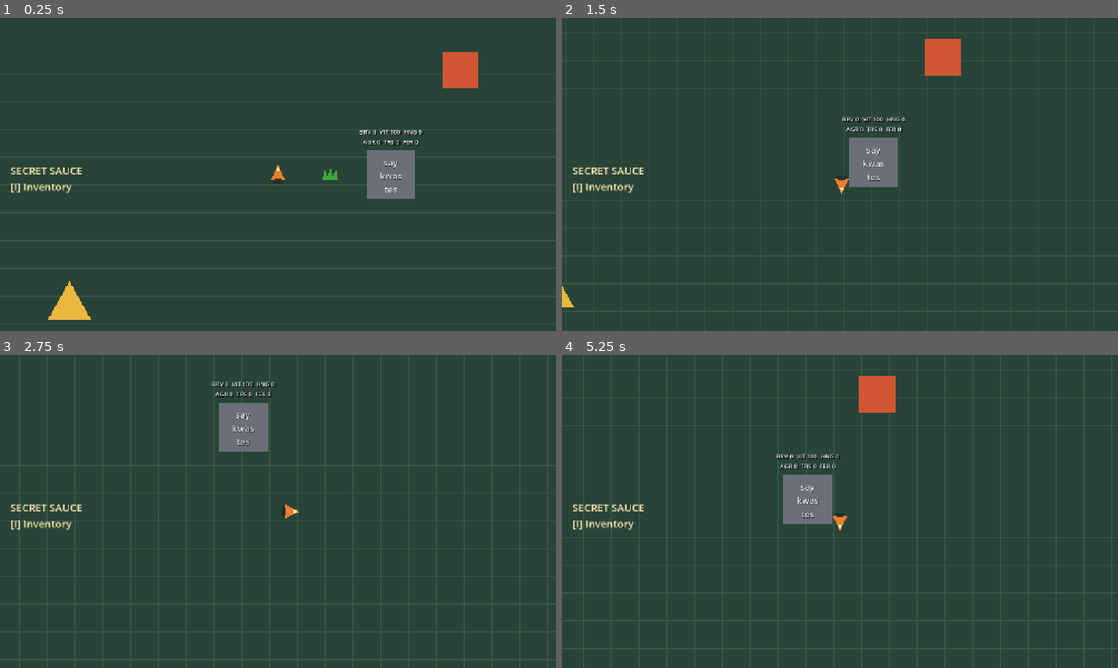
Above: before the commit, frames 1-4 (two rows, left to right).
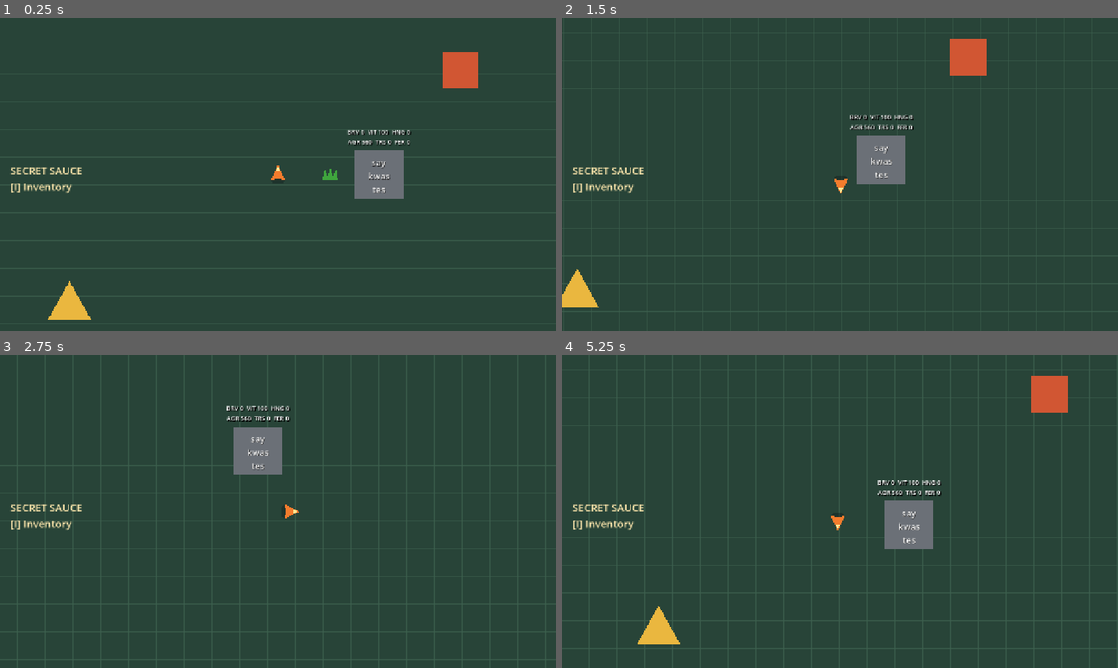
Above: after the commit, the same moments.

Repository: armikhalev/secret-sauce-godot
Game: Godot game, scene res://scenes/game.tscn
The game is run twice, just before and just after one commit, with the same random seed, the same clock (stepped at 60 frames per second) and the same inputs.
Inputs:
- Up to frame 1 (0.25 s): no input
- Up to frame 2 (1.5 s): tap Enter (ui_accept) at 0.5, 0.77 s; hold D (move_right) 0.53-1.28 s; hold S (move_down) from 1.28 s (still down)
- Up to frame 3 (2.75 s): tap Enter (ui_accept) at 1.52 s; release S (move_down) at 2.03 s; hold D (move_right) from 2.03 s (still down)
- Up to frame 4 (5.25 s): release D (move_right) at 2.78 s; hold W (move_up) 2.78-3.53 s; tap Enter (ui_accept) at 3.02, 3.77, 4.52 s; hold A (move_left) 3.53-5.03 s; hold S (move_down) from 5.03 s (still down)

The runs differ from the first frame. In frame 1, 1.2% of the frame differs, in the area x 62-76%, y 35-58%; in frame 2, 2.6%; in frame 3, 2.1%; in frame 4, 5.4%, in the area x 13-91%, y 6-93%.

Commit message:
adds:sá4tes now attacks

Diff:
--- a/scenes/saykwastes.tscn
+++ b/scenes/saykwastes.tscn
@@ -42,7 +42,7 @@
 theme_override_constants/shadow_offset_x = 2
 theme_override_constants/shadow_offset_y = 2
 theme_override_font_sizes/font_size = 14
-text = "BRV 0  VIT 100  HNG 0\nAGR 0  TRS 0  FER 0"
+text = "BRV 0  VIT 100  HNG 0\nAGR 560  TRS 0  FER 0"
 horizontal_alignment = 1
 vertical_alignment = 1
 mouse_filter = 2
--- a/scripts/player.gd
+++ b/scripts/player.gd
@@ -10,6 +10,10 @@
 @export_range(0, 100) var energy: int = 100
 
 var grass_inventory: Array[GrassData] = []
+
+
+func _ready() -> void:
+	add_to_group("player")
 
 
 func _physics_process(delta: float) -> void:
--- a/scripts/saykwastes.gd
+++ b/scripts/saykwastes.gd
@@ -4,19 +4,26 @@
 @export_range(0, 100) var bravery: int = 0
 @export_range(0, 100) var vitality: int = 100
 @export_range(0, 100) var hunger: int = 0
-@export_range(0, 100) var aggression: int = 0
+@export_range(0, 1000) var aggression: int = 560
 @export_range(0, 100) var trust: int = 0
 @export_range(0, 100) var fear: int = 0
 @export_group("Movement")
 @export var approach_speed: float = 65.0
 @export var eating_distance: float = 62.0
 @export var grass_notice_radius: float = 560.0
+@export_group("Combat")
+@export var attack_speed: float = 110.0
+@export var retreat_speed: float = 95.0
+@export var attack_distance: float = 82.0
+@export var attack_damage: int = 25
+@export var retreat_duration: float = 1.0
 @export_group("Poison")
 @export var poison_tick_damage: int = 5
 
 var target_grass: Grass
 var is_poisoned := false
 var is_dead := false
+var retreat_time_remaining := 0.0
 
 
 func _ready() -> void:
@@ -24,7 +31,7 @@
 	_update_debug_stats()
 
 
-func _physics_process(_delta: float) -> void:
+func _physics_process(delta: float) -> void:
 	if is_dead:
 		velocity = Vector2.ZERO
 		return
@@ -33,6 +40,8 @@
 		target_grass = _find_closest_offered_grass()
 
 	if not is_instance_valid(target_grass):
+		if _process_player_attack(delta):
+			return
 		velocity = Vector2.ZERO
 		return
 
@@ -45,6 +54,35 @@
 
 	velocity = global_position.direction_to(target_grass.global_position) * approach_speed
 	move_and_slide()
+
+
+func _process_player_attack(delta: float) -> bool:
+	var players := get_tree().get_nodes_in_group("player")
+	if players.is_empty():
+		retreat_time_remaining = 0.0
+		return false
+
+	var player := players[0] as CharacterBody2D
+	var distance_to_player := global_position.distance_to(player.global_position)
+	if distance_to_player > float(aggression):
+		retreat_time_remaining = 0.0
+		return false
+
+	if retreat_time_remaining > 0.0:
+		retreat_time_remaining = maxf(retreat_time_remaining - delta, 0.0)
+		velocity = player.global_position.direction_to(global_position) * retreat_speed
+		move_and_slide()
+		return true
+
+	if distance_to_player <= attack_distance:
+		player.change_vitality(attack_damage, false)
+		retreat_time_remaining = retreat_duration
+		velocity = player.global_position.direction_to(global_position) * retreat_speed
+	else:
+		velocity = global_position.direction_to(player.global_position) * attack_speed
+
+	move_and_slide()
+	return true
 
 
 func eat_grass(grass: Grass) -> void:
--- /dev/null
+++ b/tests/saykwastes_attack_test.gd
@@ -0,0 +1,64 @@
+extends SceneTree
+
+
+func _initialize() -> void:
+	call_deferred("_run")
+
+
+func _run() -> void:
+	var world := Node2D.new()
+	root.add_child(world)
+	current_scene = world
+
+	var saykwastes := (load("res://scenes/saykwastes.tscn") as PackedScene).instantiate()
+	var player := (load("res://scenes/player.tscn") as PackedScene).instantiate()
+	world.add_child(saykwastes)
+	world.add_child(player)
+	player.position = Vector2(240, 0)
+
+	for frame in 180:
+		await physics_frame
+		if player.vitality == 75:
+			break
+
+	if player.vitality != 75:
+		push_error("Saykwastes did not approach and attack the nearby player.")
+		quit(1)
+		return
+
+	var distance_after_attack: float = saykwastes.global_position.distance_to(player.global_position)
+	for frame in 30:
+		await physics_frame
+	var distance_during_retreat: float = saykwastes.global_position.distance_to(player.global_position)
+	if distance_during_retreat <= distance_after_attack:
+		push_error("Saykwastes did not retreat after attacking.")
+		quit(1)
+		return
+
+	for frame in 240:
+		await physics_frame
+		if player.vitality == 50:
+			break
+
+	if player.vitality != 50:
+		push_error("Saykwastes did not attack again after retreating.")
+		quit(1)
+		return
+
+	player.position = Vector2(1000, 0)
+	var vitality_after_escape: int = player.vitality
+	for frame in 120:
+		await physics_frame
+
+	if player.vitality != vitality_after_escape:
+		push_error("Saykwastes kept attacking outside its aggression radius.")
+		quit(1)
+		return
+
+	if "AGR 560" not in saykwastes.get_node("DebugStats").text:
+		push_error("Debug stats do not show the aggression radius.")
+		quit(1)
+		return
+
+	print("Saykwastes aggression radius, attack, retreat, and disengage verified.")
+	quit()
--- a/tests/saykwastes_test.gd
+++ b/tests/saykwastes_test.gd
@@ -9,7 +9,7 @@
 		"bravery": 0,
 		"vitality": 100,
 		"hunger": 0,
-		"aggression": 0,
+		"aggression": 560,
 		"trust": 0,
 		"fear": 0,
 	}
Not shown, added: tests/saykwastes_attack_test.gd.uid
